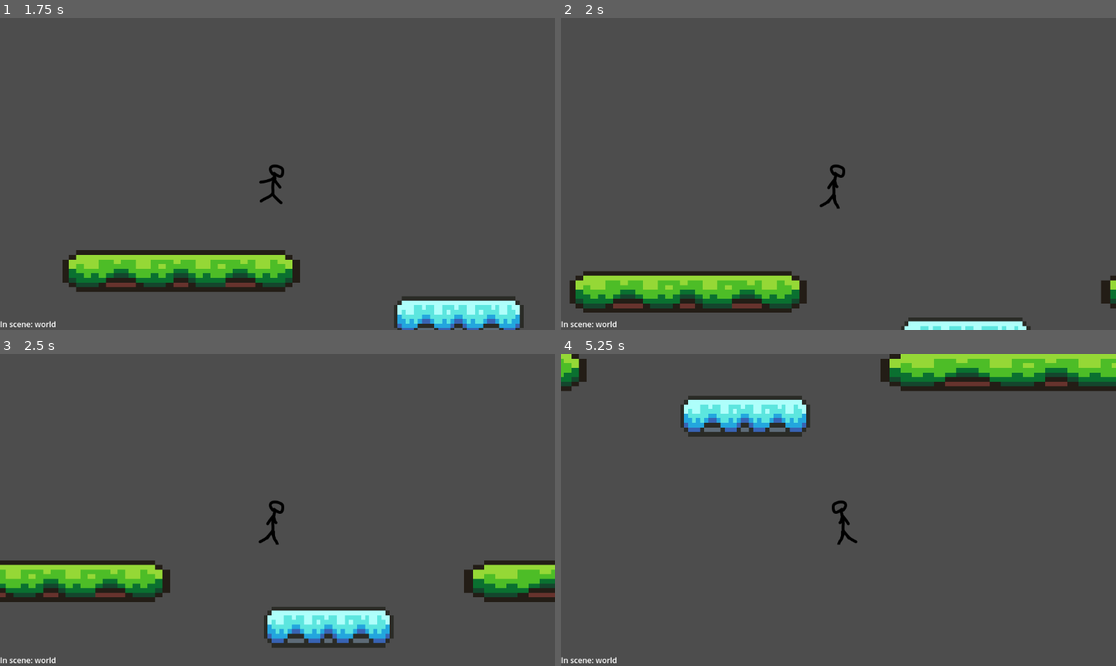
Above: before the commit, frames 1-4 (two rows, left to right).
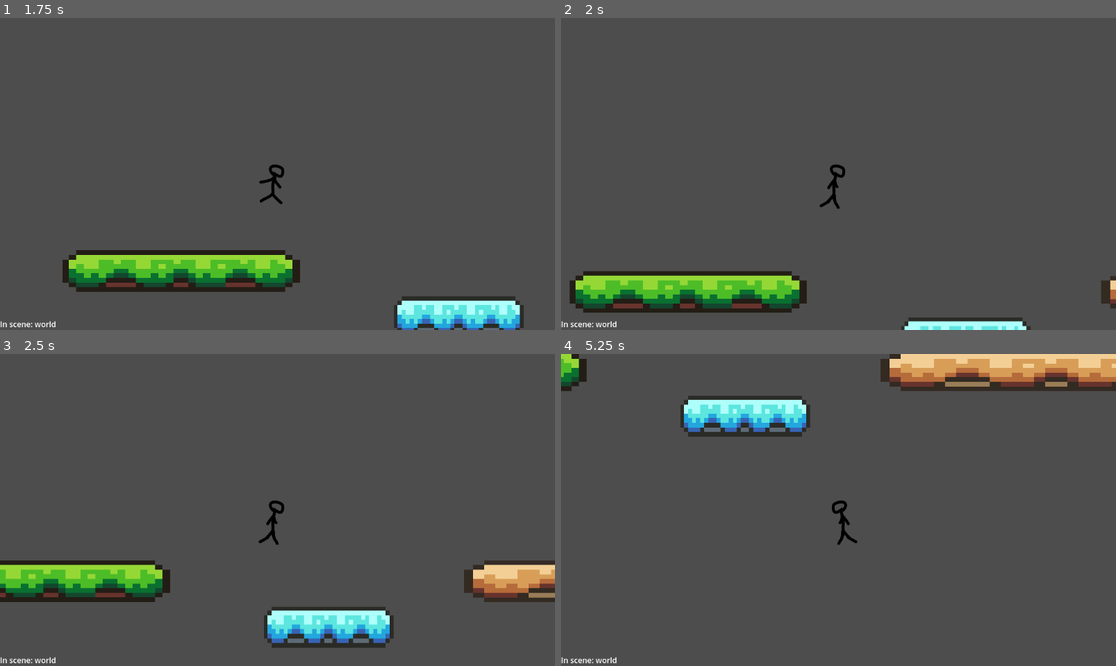
Above: after the commit, the same moments.

Repository: saperate/RatGame
Game: Godot game, scene res://scenes/main_menu.tscn
Two runs of this game, one before a commit and one after it. Both use one fixed random seed, a clock stepped at 60 frames per second and the inputs below.
Inputs:
- Up to frame 1 (1.75 s): click "Start" at 0.5 s; tap Enter at 1.25 s; hold D (move_right) from 1.28 s (still down); hold Shift (shift) from 1.28 s (still down); tap Space (jump) at 1.52 s
- Up to frame 2 (2 s): keep holding D (move_right); keep holding Shift (shift)
- Up to frame 3 (2.5 s): keep holding D (move_right); release Shift (shift) at 2.03 s; tap Shift (shift) at 2.1 s; tap Space (jump) at 2.27 s
- Up to frame 4 (5.25 s): release D (move_right) at 2.78 s; hold A (move_left) 2.78-3.53 s; hold Shift (shift) 2.78-3.53 s; hold D (move_right) 3.53-5.03 s; tap Shift (shift) at 3.6, 5.1 s; tap Space (jump) at 3.77, 4.52 s; hold Shift (shift) 4.28-5.03 s; hold A (move_left) from 5.03 s (still down)

Frame 1 is identical in both runs. In frame 2, less than 0.1% of the frame differs, in the area x 98-100%, y 82-92%; in frame 3, 1.4%; in frame 4, 3.9%, in the area x 59-100%, y 0-11%.

Commit message:
Added sand platform type & a step modifier

Diff:
--- a/scenes/world.tscn
+++ b/scenes/world.tscn
@@ -15,6 +15,7 @@
 [node name="Platform3" parent="." instance=ExtResource("2_d5ry5")]
 position = Vector2(1800, 464)
 scale = Vector2(7.44874, 1)
+type = "SAND"
 
 [node name="Platform2" parent="." instance=ExtResource("2_d5ry5")]
 position = Vector2(1152, 560)
--- a/scripts/platform.gd
+++ b/scripts/platform.gd
@@ -1,11 +1,15 @@
 @tool #used to run while editor is running
 extends Node
 
-@export_enum("GRASS", "ICE") var type: String = "GRASS";
+@export_enum("GRASS", "ICE", "SAND") var type: String = "GRASS";
 
 var types_dict = {
 	"GRASS": {
 		"friction": .8, # 1 means friction equal to the movement, < 1 = less
+		"step": { # Modifier applied when the player is walking
+			true : 1, # When we are stepping (should be > than false)
+			false : 1 # When we are not stepping (should be < than true)
+		},
 		"rect": Rect2( # Coordinates for the texture
 			16.193,0, # X and Y
 			31.863,10.156 # Width and Height
@@ -13,8 +17,23 @@
 	},
 	"ICE": {
 		"friction": 0.025,
+		"step": {
+			true : 1,
+			false : 1
+		},
 		"rect": Rect2(
 			16.193,48.123,
+			31.863,10.156
+		)
+	},
+	"SAND": {
+		"friction": 1,
+		"step": {
+			true : 0.75,
+			false : 0.5
+		},
+		"rect": Rect2(
+			16.193,15.974,
 			31.863,10.156
 		)
 	}
@@ -35,3 +54,6 @@
 
 func get_friction():
 	return types_dict[type]["friction"];
+
+func get_step_modifier(step: bool):
+	return types_dict[type]["step"][step];
--- a/scripts/player.gd
+++ b/scripts/player.gd
@@ -21,7 +21,6 @@
 
 #Handles everything for player physics
 func _physics_process(delta):
-
 
 	# Add the gravity.
 	if not is_on_floor():
@@ -49,11 +48,17 @@
 	move_and_slide()
 
 
+##TODO move all this into the platform script so we can use it with other entities
 func calc_max_speed():
 	var speed_modifer = 1;
 
 	if(Input.is_action_pressed("shift")):
 		speed_modifer *= 1.5;
+
+	if((Time.get_ticks_msec()/250) % 2 == 0):#simulates steps from the player
+		speed_modifer *= calc_step_modifier(false);#pause
+	else:
+		speed_modifer *= calc_step_modifier(true);#step
 
 	return MAX_SPEED * speed_modifer;
 
@@ -62,17 +67,19 @@
 	var speed_modifer = 1;
 
 	speed_modifer = 1 - calc_friction_modifier(1);
-	print(speed_modifer)
 
 	return speed_modifer;
 
 func calc_friction_modifier(speed_modifer: float):
 	if(get_slide_collision_count() > 0):
-		var friction_modifier = 0;
-		# doubt we'll ever get more than 1, but just in case
-		for i in get_slide_collision_count():
-			var collision = get_slide_collision(0);
-			if(collision != null and collision.get_collider().has_method("get_friction")):
-				friction_modifier += collision.get_collider().get_friction();
-		speed_modifer -= speed_modifer * friction_modifier / get_slide_collision_count();
+		var collision = get_slide_collision(0);
+		if(collision != null and collision.get_collider().has_method("get_friction")):
+			speed_modifer -= speed_modifer * collision.get_collider().get_friction();
 	return speed_modifer;
+
+func calc_step_modifier(step: bool):
+	if(get_slide_collision_count() > 0):
+		var collision = get_slide_collision(0);
+		if(collision != null and collision.get_collider().has_method("get_step_modifier")):
+			return collision.get_collider().get_step_modifier(step)
+	return 1;
